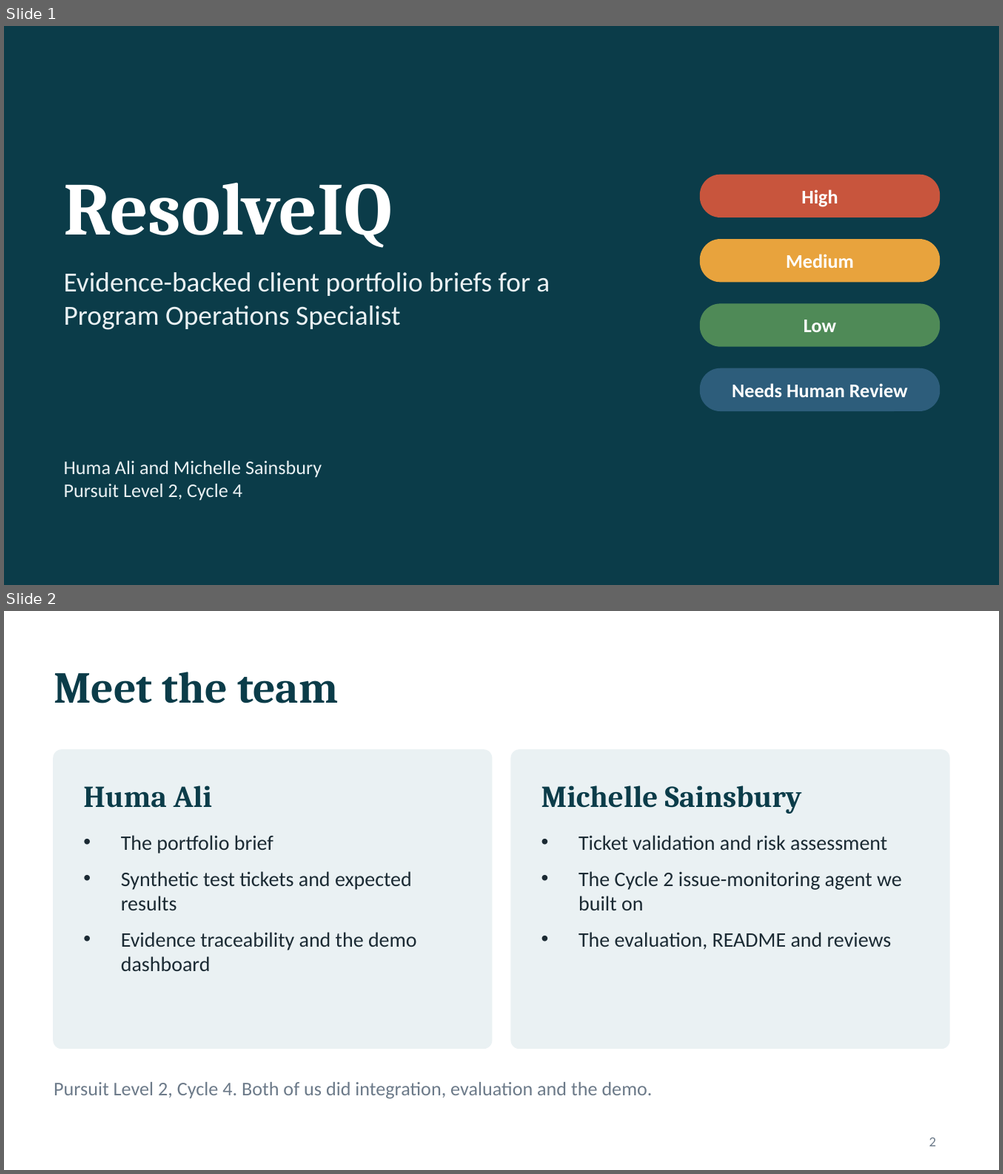
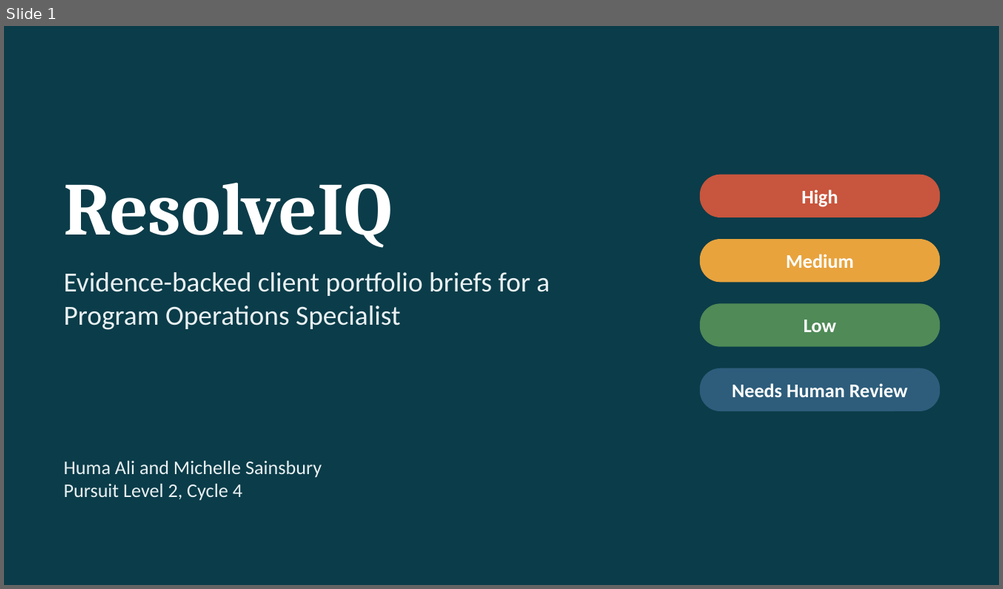
Before and after one commit to Michelle-Sainsbury/resolveiq, a slide deck: docs/showcase/ResolveIQ_Presentation.pptx. Shown one above the other, each under a label of ours: slides 1 and 2 before the commit, slide 1 after it. The pictures are 1003x1174 and 1003x589 pixels, drawn with LibreOffice and Linux fonts; fonts in the diff are those of the drawing. Boxes give left, top, right and bottom in pixels: in the first picture for what was removed or moved away, otherwise in the second. Text is boxed around its words. In the diff, an @@ line names an element or a change of style, - is before the commit and + after.

```diff
--- a/docs/showcase/ResolveIQ_Presentation.pptx
+++ b/docs/showcase/ResolveIQ_Presentation.pptx
@@ slide 2 removed at [4,611,999,1170], background #FFFFFF @@
@@ text removed at [54,672,338,703] @@
-Meet the team
@@ rounded rectangle removed at [54,750,492,1048] @@
@@ rounded rectangle removed at [511,750,949,1048] @@
@@ text removed at [83,786,212,808] @@
-Huma Ali
@@ text removed at [541,786,802,814] @@
-Michelle Sainsbury
@@ text removed at [121,835,417,971] @@
-• The portfolio brief
-• Synthetic test tickets and expected results
-• Evidence traceability and the demo dashboard
@@ text removed at [578,835,902,950] @@
-• Ticket validation and risk assessment
-• The Cycle 2 issue-monitoring agent we built on
-• The evaluation, README and reviews
@@ text removed at [54,1082,652,1099] @@
-Pursuit Level 2, Cycle 4. Both of us did integration, evaluation and the demo.
@@ page number removed at [929,1138,936,1147] @@
-2
```
Also in this commit, not shown: 1 slide changed, 4 slides added, 6 other slides removed.
